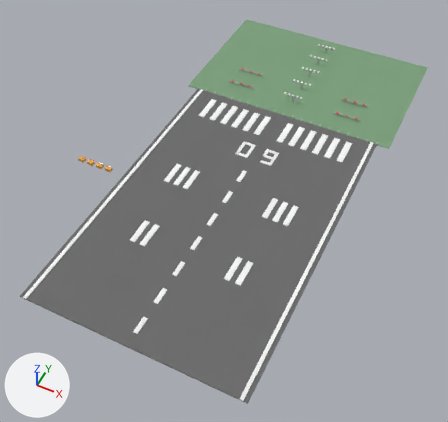
An edit to the OBJ model Godotver/assets/models/runway_head.obj, drawn before and after from the same camera.
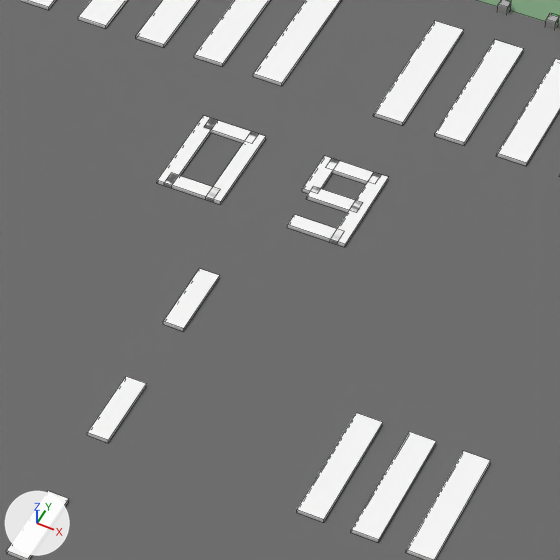
Each version is shown whole from a 50 mm lens placed at (34.0, -95.4, 82.9), pointed at (-1.8, -23.7, -6.7), then close up on the part from 46% to 70% of the width and 28% to 54% of the height. The axes (+X, +Y, +Z) are drawn at lower left. The lights are the same throughout. The last two pictures show the newer version. The close-ups show mesh edges as thin lines. Where no turn or scale is listed for an object, it has been applied to the vertices.

The first close-up shows 'runway_head'.
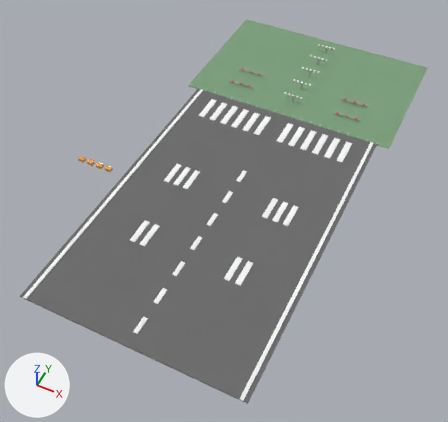
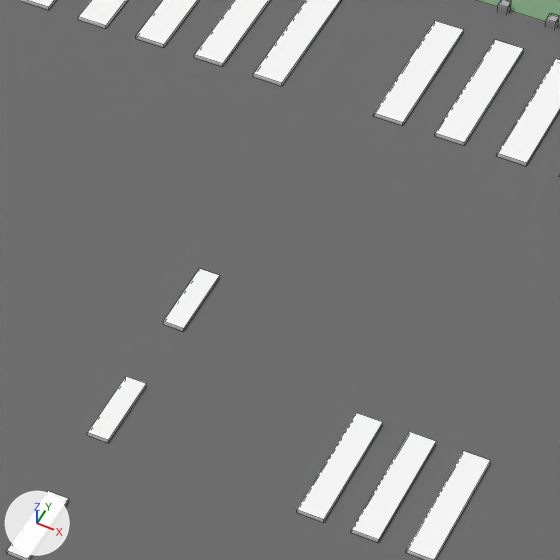
Changed parts and their boxes [x1, y1, x2, y2] in the close-ups (560 x 560 px):
part 1 of me_runway_head, deleted
    before: [157, 116, 389, 247]

What the commit changed:
me_runway_head is used by ob_runway_head; location (0.0, 0.0, 0.0).
me_runway_head had 1176 vertices, 882 faces and spanned x -29.6..22.5, y -60.0..30.0, z 0.0..1.9.
me_runway_head now has 1104 vertices, 828 faces and spans x -29.6..22.5, y -60.0..30.0, z 0.0..1.9.
me_runway_head part 1: 9 loose pieces with 72 vertices, spanning x -3.8..3.8, y -15.0..-11.0, z 0.2..0.3, are deleted.
